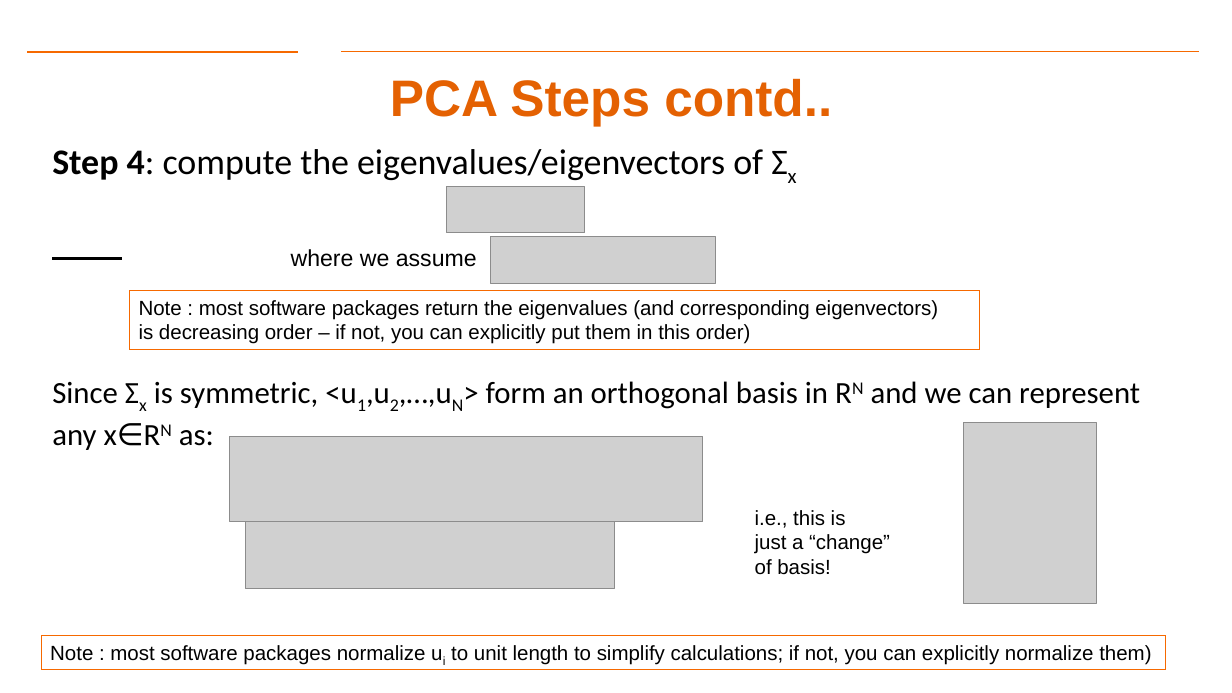
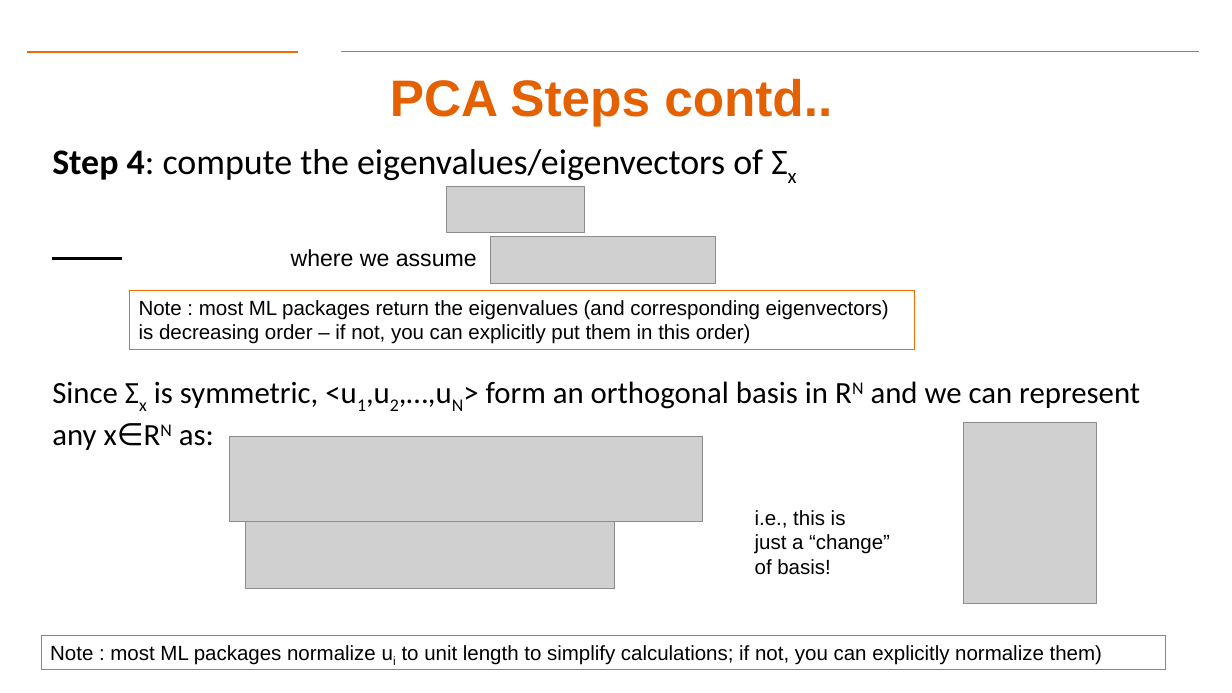
Before and after one commit to Dre1896/RIT-DSCI-633-FDS, a slide deck: slide 28 of Syllabus/Lecture18/Lec18.pptx. Drawn at 1232x693 pixels with LibreOffice and Linux fonts; fonts in the diff are those of the drawing; grey boxes stand for pictures; background and template pictures are left out. Boxes give left, top, right and bottom in pixels: in the first picture for what was removed or moved away, otherwise in the second. Text is boxed around its words. In the diff, an @@ line names an element or a change of style, - is before the commit and + after.

```diff
--- a/Syllabus/Lecture18/Lec18.pptx
+++ b/Syllabus/Lecture18/Lec18.pptx
@@ rectangle "Note : most ML packages ...": place and size @@
-rectangle "Note : most ML packages ..." at [129,290,980,349]
+rectangle "Note : most ML packages ..." at [129,290,914,349]
@@ text in rectangle at [139,300,889,320]: text changed @@
-Note : most software packages return the eigenvalues (and corresponding eigenvectors)
+Note : most ML packages return the eigenvalues (and corresponding eigenvectors)
@@ text in rectangle at [50,645,1102,665]: text changed @@
-Note : most software packages normalize ui to unit length to simplify calculations; if not, you can explicitly normalize them)
+Note : most ML packages normalize ui to unit length to simplify calculations; if not, you can explicitly normalize them)
```
Also in this commit, not shown: 7 other slides changed, 2 slides added, 2 slides removed.
